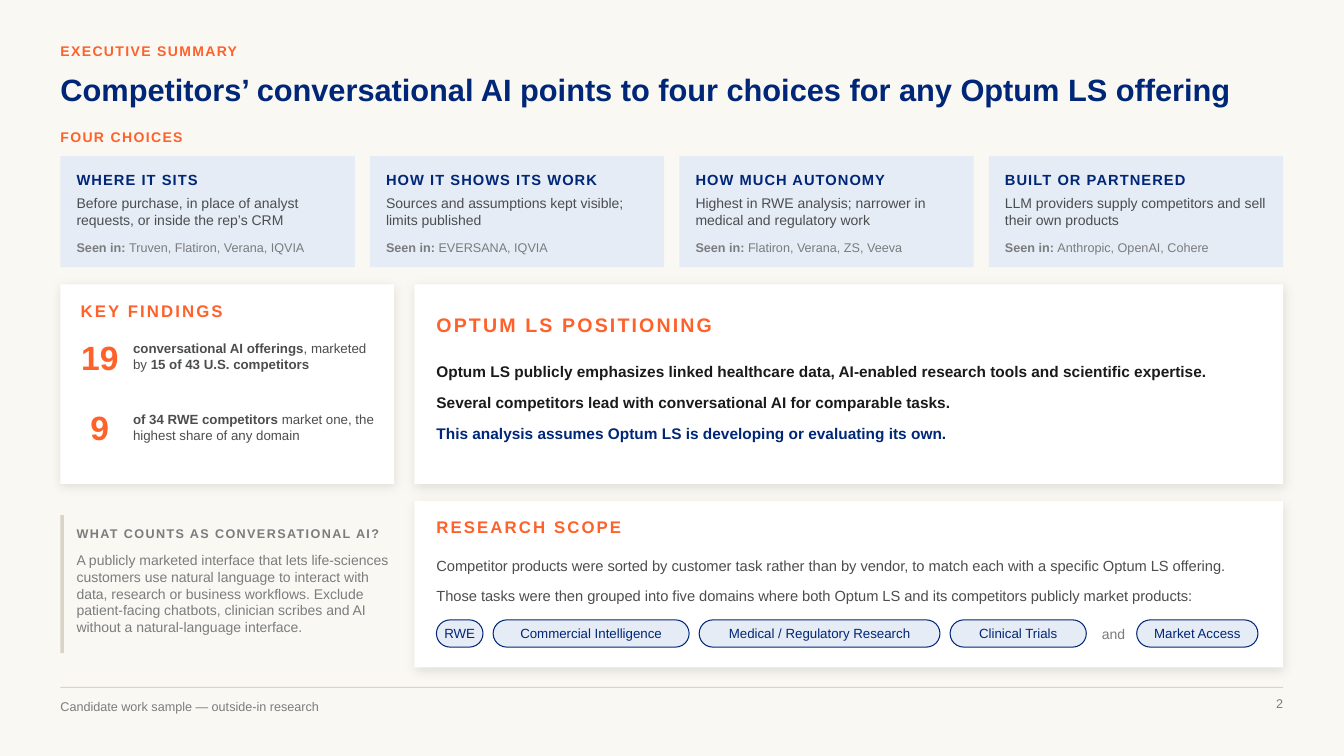
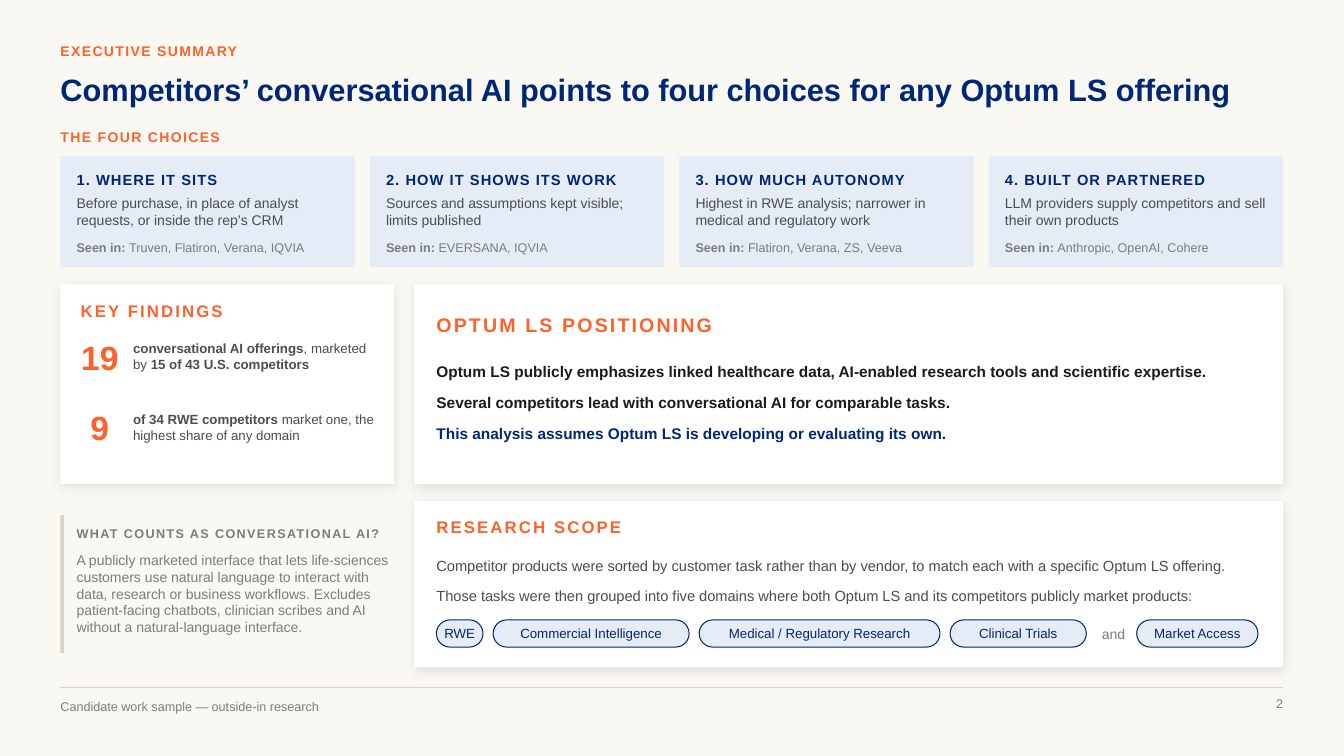
Before and after one commit to marinojt/test, a slide deck: slide 2 of deck/Optum-LS-Conversational-AI-10.16.pptx. Drawn at 1344x756 pixels with LibreOffice and Linux fonts; fonts in the diff are those of the drawing. Boxes give left, top, right and bottom in pixels: in the first picture for what was removed or moved away, otherwise in the second. Text is boxed around its words. In the diff, an @@ line names an element or a change of style, - is before the commit and + after.

```diff
--- a/deck/Optum-LS-Conversational-AI-10.16.pptx
+++ b/deck/Optum-LS-Conversational-AI-10.16.pptx
@@ text at box(60, 132, 220, 142): text changed @@
-FOUR CHOICES
+THE FOUR CHOICES
@@ text at box(77, 174, 217, 185): text changed @@
-WHERE IT SITS
+1. WHERE IT SITS
@@ text at box(386, 174, 617, 185): text changed @@
-HOW IT SHOWS ITS WORK
+2. HOW IT SHOWS ITS WORK
@@ text at box(696, 174, 905, 185): text changed @@
-HOW MUCH AUTONOMY
+3. HOW MUCH AUTONOMY
@@ text at box(1005, 174, 1205, 185): text changed @@
-BUILT OR PARTNERED
+4. BUILT OR PARTNERED
@@ text at box(77, 555, 389, 635): text changed @@
-A publicly marketed interface that lets life-sciences customers use natural language to interact with data, research or business workflows. Exclude patient-facing chatbots, clinician scribes and AI without a natural-language interface.
+A publicly marketed interface that lets life-sciences customers use natural language to interact with data, research or business workflows. Excludes patient-facing chatbots, clinician scribes and AI without a natural-language interface.
```
Also in this commit, not shown: 2 other slides changed, 4 other files.
